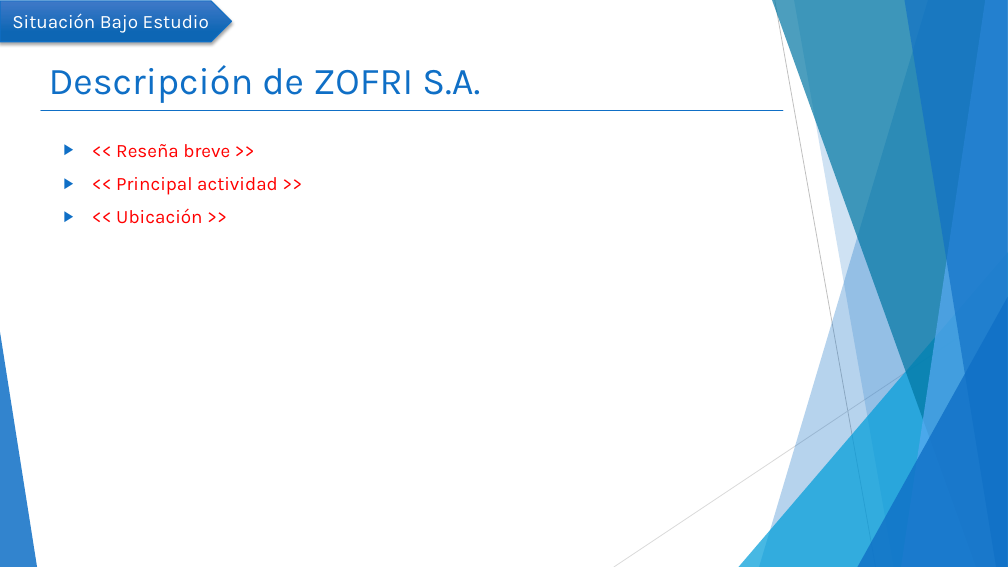
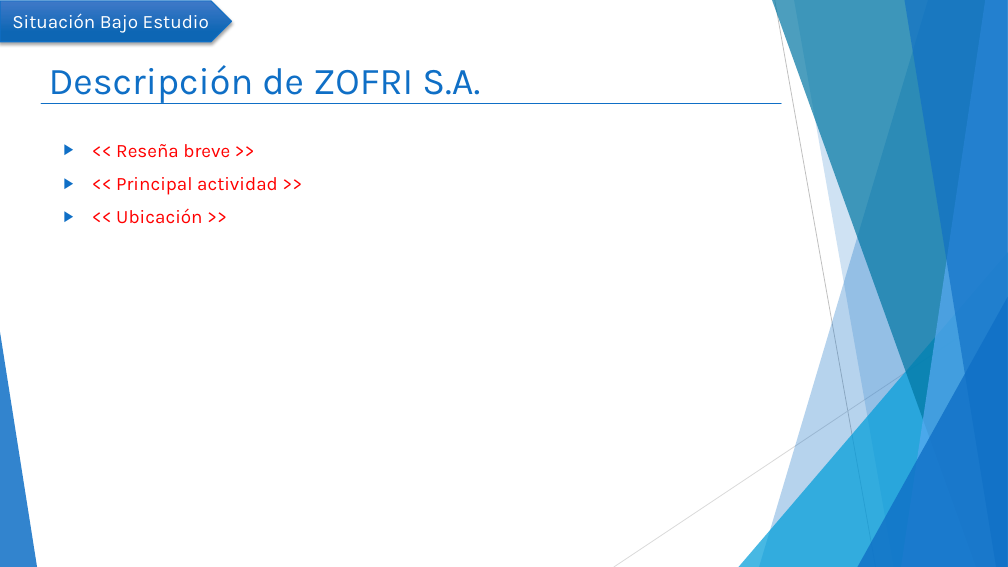
Before and after one commit to mcamara75/tituloUnap, a slide deck: slide 3 of 2018/TT IQQ 2018 Camara y Garay.pptx. Drawn at 1008x567 pixels with LibreOffice and Linux fonts; fonts in the diff are those of the drawing. Boxes give left, top, right and bottom in pixels: in the first picture for what was removed or moved away, otherwise in the second. Text is boxed around its words. In the diff, an @@ line names an element or a change of style, - is before the commit and + after.

```diff
--- a/2018/TT IQQ 2018 Camara y Garay.pptx
+++ b/2018/TT IQQ 2018 Camara y Garay.pptx
@@ line removed from (41, 110) to (783, 110) @@
@@ line added from (42, 104) to (781, 104), #0F6FC6 1 pt @@
```
Also in this commit, not shown: 4 other slides changed.
